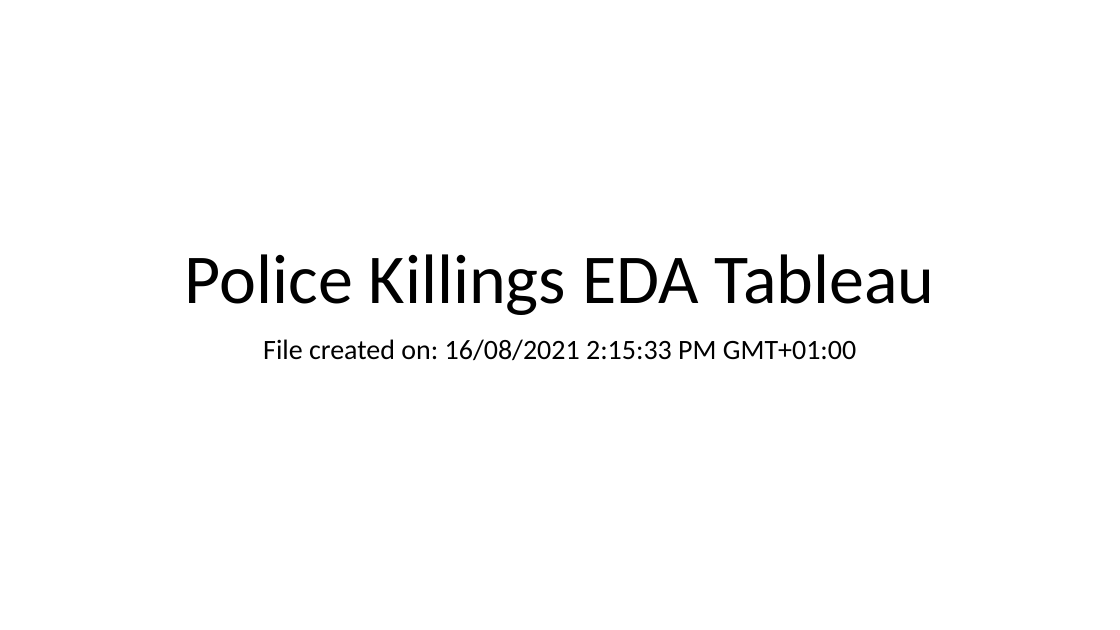
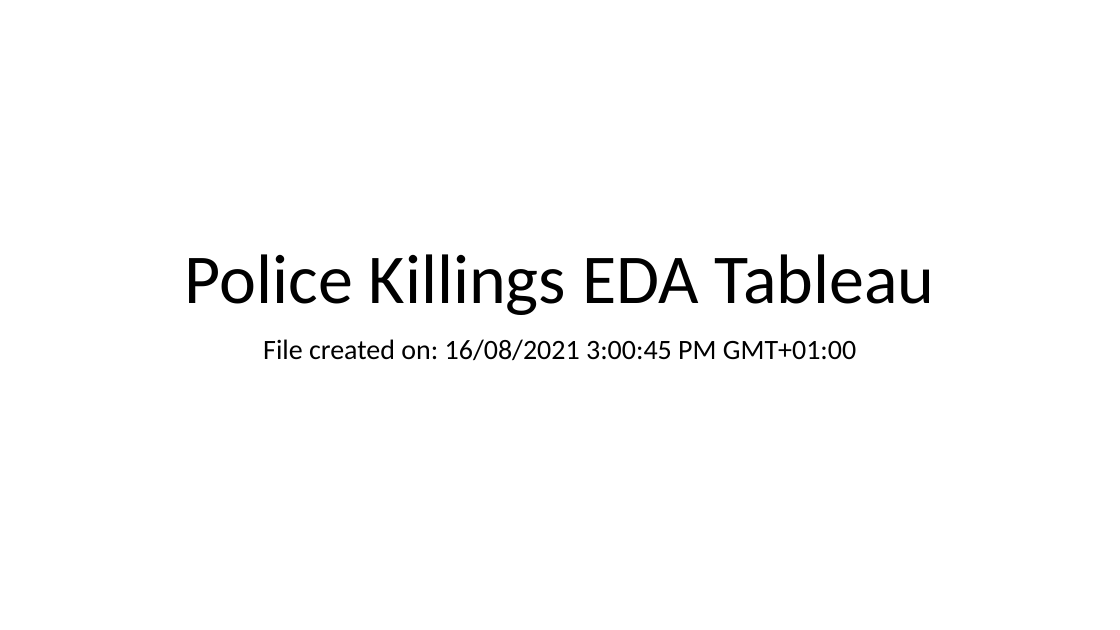
Before and after one commit to Buxey/PoliceKillingsUSTableauEDA, a slide deck: slide 1 of Police Killings EDA Tableau.pptx. Drawn at 1120x630 pixels with LibreOffice and Linux fonts; fonts in the diff are those of the drawing. Boxes give left, top, right and bottom in pixels: in the first picture for what was removed or moved away, otherwise in the second. Text is boxed around its words. In the diff, an @@ line names an element or a change of style, - is before the commit and + after.

```diff
--- a/Police Killings EDA Tableau.pptx
+++ b/Police Killings EDA Tableau.pptx
@@ subtitle at <box>263,339,856,361</box>: text changed @@
-File created on: 16/08/2021 2:15:33 PM GMT+01:00
+File created on: 16/08/2021 3:00:45 PM GMT+01:00
```
